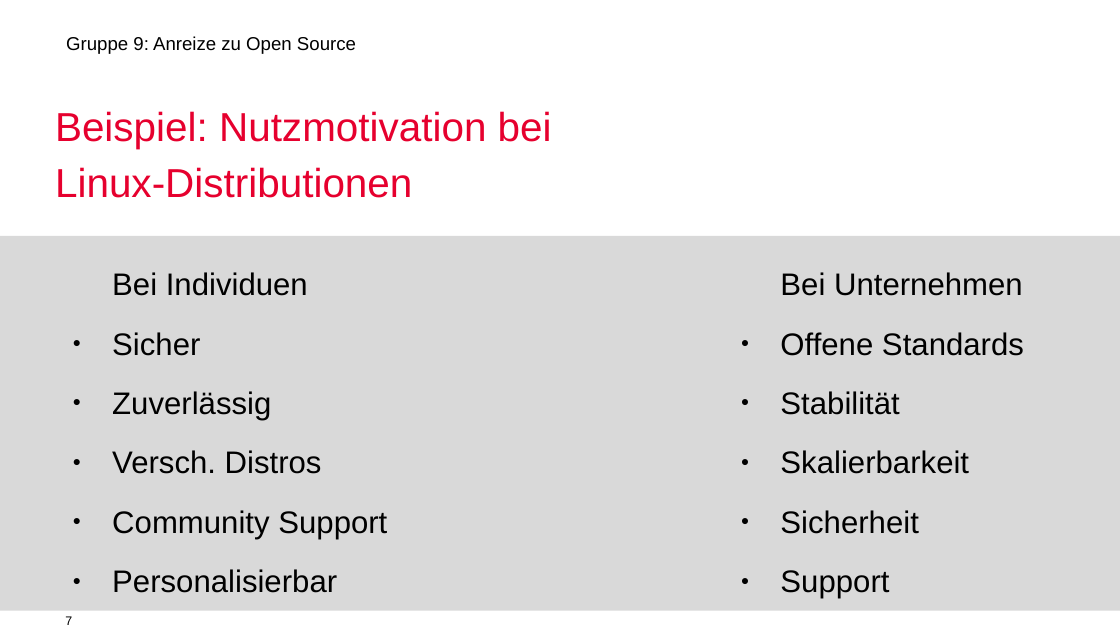
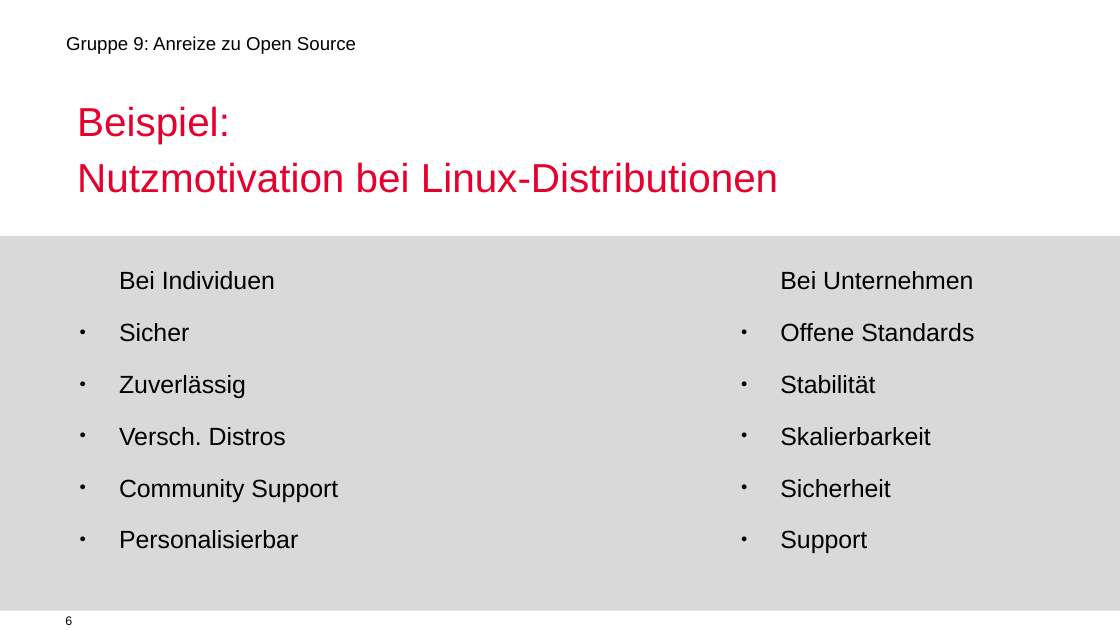
Before and after one commit to mauriziopiu/anreize_zu_open_source, a slide deck: slide 6 of OSS_Prasentation_open.odp (slide 7 before the commit). Drawn at 1120x630 pixels with LibreOffice and Linux fonts; fonts in the diff are those of the drawing; background and template pictures are left out. Boxes give left, top, right and bottom in pixels: in the first picture for what was removed or moved away, otherwise in the second. Text is boxed around its words. In the diff, an @@ line names an element or a change of style, - is before the commit and + after.

Commit message:
Add files via upload
- Layout changes

```diff
--- a/OSS_Prasentation_open.odp
+++ b/OSS_Prasentation_open.odp
@@ text at [77,106,778,193]: text changed @@
-Beispiel: Nutzmotivation bei Linux-Distributionen
+Beispiel:
+Nutzmotivation bei Linux-Distributionen
@@ text "Bei Individuen" at [119,271,338,549]: size 20 to 16 pt @@
@@ text "Bei Individuen": place and size @@
-text "Bei Individuen" at [112,272,387,593]
+text "Bei Individuen" at [119,271,338,549]
@@ text "Bei Unternehmen" at [780,271,974,553]: size 20 to 16 pt @@
@@ page number at [65,616,72,625]: text changed @@
-7
+6
```
Also in this commit, not shown: 12 other slides changed, 1 slide added, 1 slide removed.
